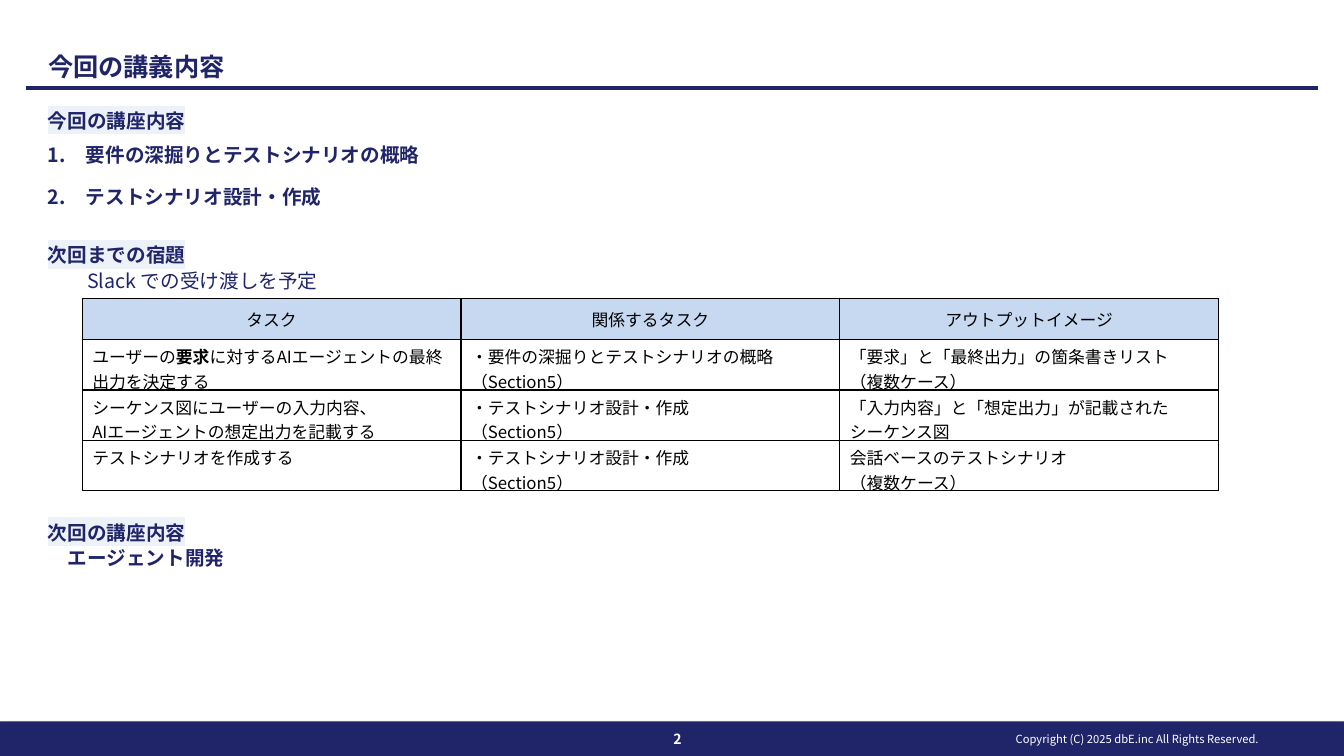
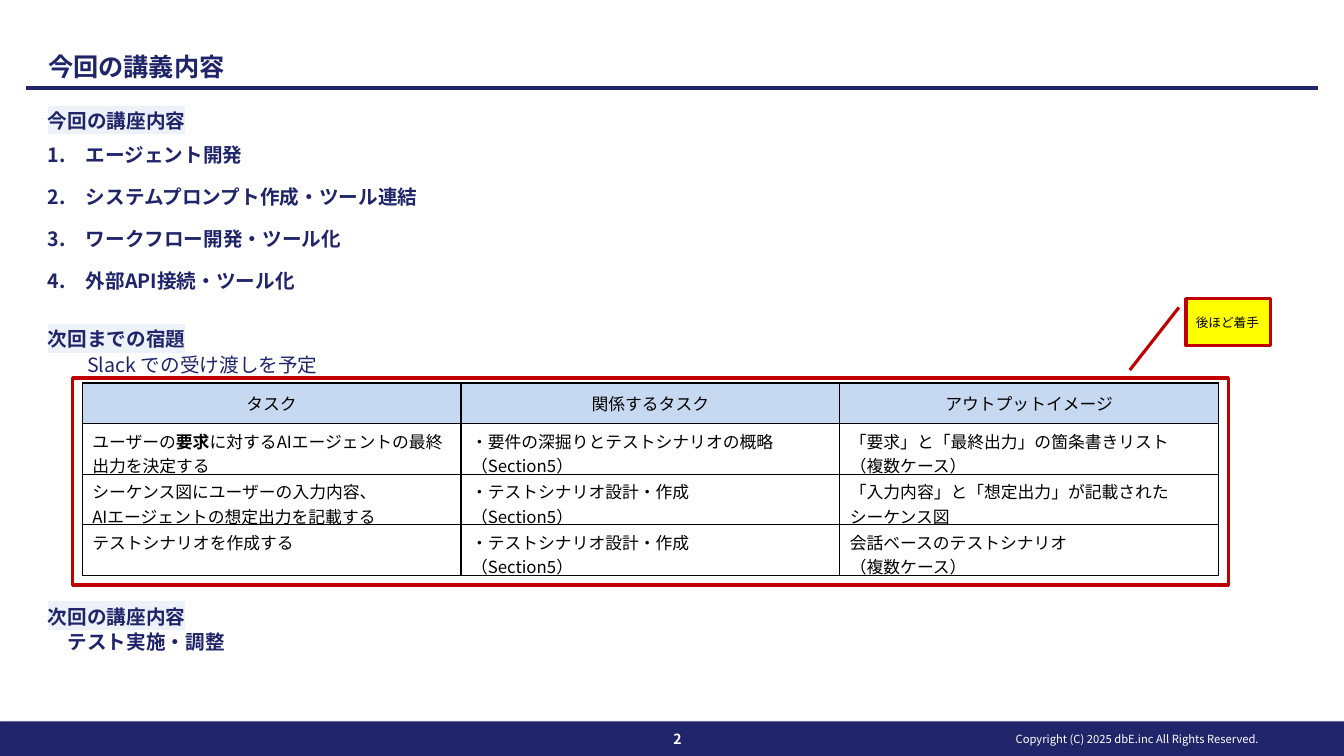
Before and after one commit to aokib7605/dbE_document, a slide deck: slide 2 of 20250502イノベーションマネジメント様講座資料.pptx. Drawn at 1344x756 pixels with LibreOffice and Linux fonts; fonts in the diff are those of the drawing; background and template pictures are left out. Boxes give left, top, right and bottom in pixels: in the first picture for what was removed or moved away, otherwise in the second. Text is boxed around its words. In the diff, an @@ line names an element or a change of style, - is before the commit and + after.

```diff
--- a/20250502イノベーションマネジメント様講座資料.pptx
+++ b/20250502イノベーションマネジメント様講座資料.pptx
@@ text at <box>86,145,417,290</box>: text changed @@
-1. 要件の深掘りとテストシナリオの概略
-2. テストシナリオ設計・作成
+1. エージェント開発
+2. システムプロンプト作成・ツール連結
+3. ワークフロー開発・ツール化
+4. 外部API接続・ツール化
@@ border callout added at <box>1187,298,1271,345</box>, fill #FFFF00, outline #C00000 2.25 pt, 9 pt, text #000000 @@
+後ほど着手
@@ rectangle added at <box>73,378,1229,585</box>, outline #C00000 2.25 pt @@
@@ table: place and size @@
-table at <box>83,298,1220,495</box>
+table at <box>83,383,1220,580</box>
@@ text at <box>68,632,225,651</box>: text changed @@
-エージェント開発
+テスト実施・調整
```
Also in this commit, not shown: 2 other slides changed, 3 slides added, 2 slides removed, 7 other files.
